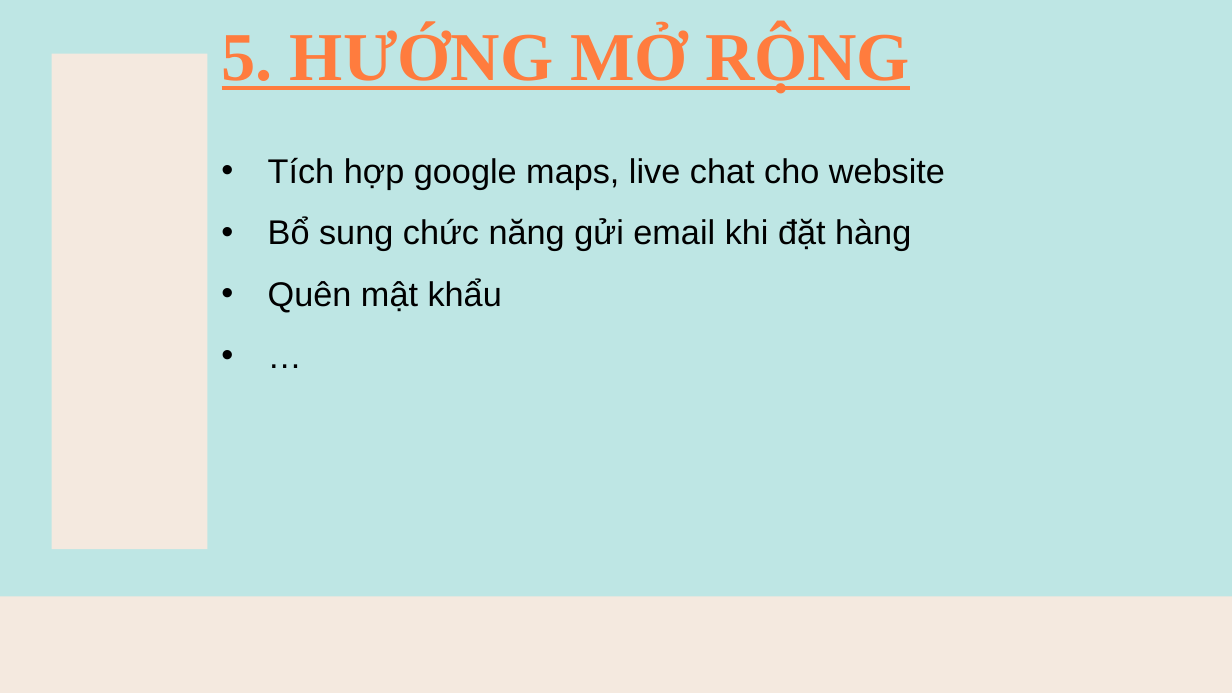
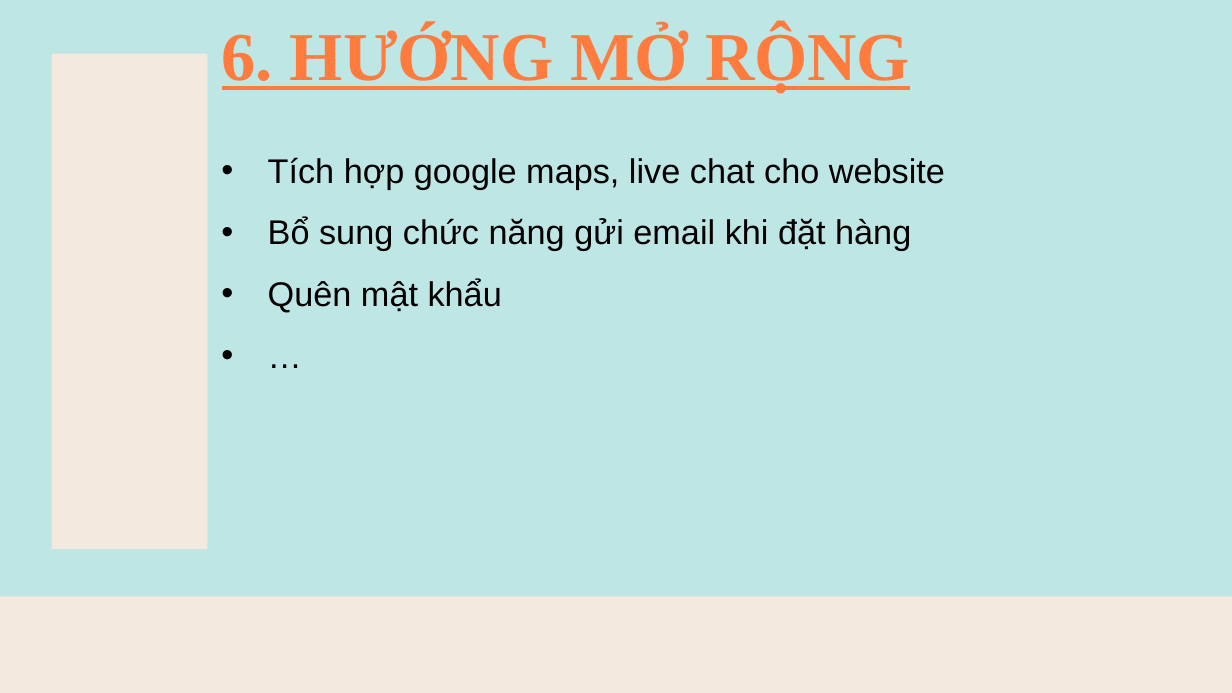
Before and after one commit to xhoang0509/project_php_basic, a slide deck: slide 11 of document/THUYẾT TRÌNH.pptx (slide 10 before the commit). Drawn at 1232x693 pixels with LibreOffice and Linux fonts; fonts in the diff are those of the drawing. Boxes give left, top, right and bottom in pixels: in the first picture for what was removed or moved away, otherwise in the second. Text is boxed around its words. In the diff, an @@ line names an element or a change of style, - is before the commit and + after.

```diff
--- a/document/THUYẾT TRÌNH.pptx
+++ b/document/THUYẾT TRÌNH.pptx
@@ title at [222,27,910,94]: text changed @@
-5. HƯỚNG MỞ RỘNG
+6. HƯỚNG MỞ RỘNG
```
Also in this commit, not shown: 6 other slides changed, 1 slide added.
